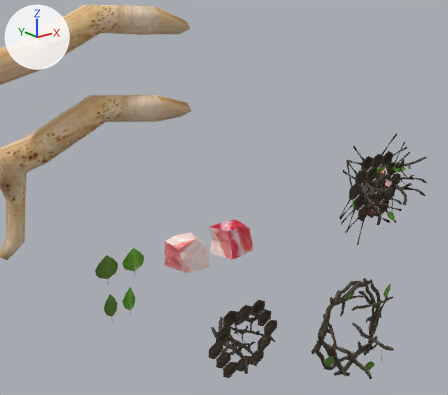
The Blender file Assets/Models/Env/cell_tiles.blend: old version first, new version second.
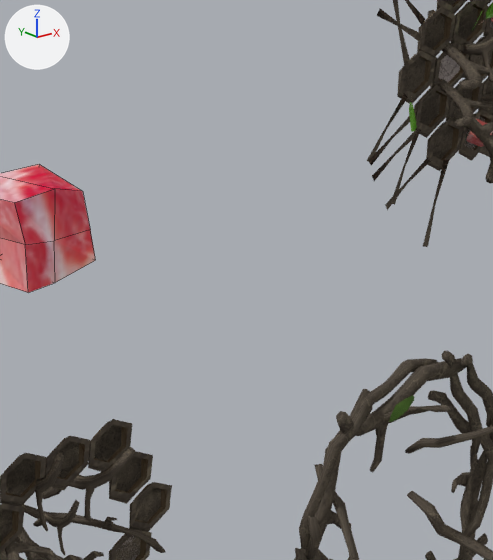
Old and new are each drawn from a 50 mm lens placed at (23.8, -30.38, 40.21), pointed at (50.03, 2.41, 27.09) and again close up on the part from 50% to 85% of the width and 42% to 87% of the height. Arrows for +X, +Y and +Z are at upper left; the lights stay in place. The close-ups show mesh edges as thin lines.

Objects in the first close-up: 'harvester.001', 'meet_2', 'salvager', 'war_room'.
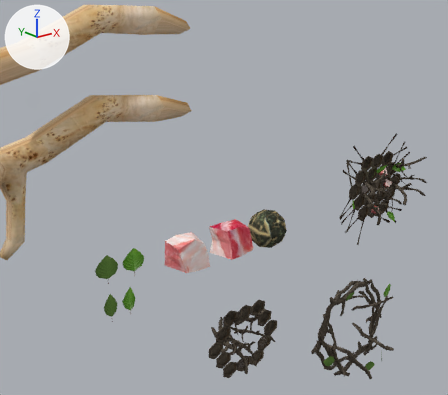
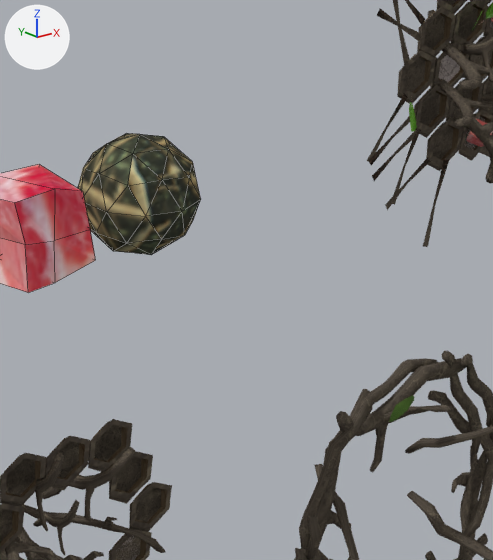
The change, as a diff of the scene's bpy script:
```diff
--- a/Assets/Models/Env/cell_tiles.blend.py
+++ b/Assets/Models/Env/cell_tiles.blend.py
@@ me_icosphere_001 @@
+me_icosphere_001.from_pydata(...)  # an icosphere of 80 faces spanning x -0.95..0.95, y -1.0..1.0, z -1.0..1.0
+me_icosphere_001.materials.append(mat_base_mat)  # picture img_texture_001_png_001
@@ ob_sh_ball @@
+ob_sh_ball = bpy.data.objects.new('sh_ball', me_icosphere_001)
+ob_sh_ball.location = (52.0, 0.0, 25.0)
+ob_sh_ball.scale = (1.4, 1.4, 1.4)
```

What differs and where, as boxes [x1, y1, x2, y2] in the close-ups (493 x 560 px):
'sh_ball', added: after [78, 133, 201, 255]
